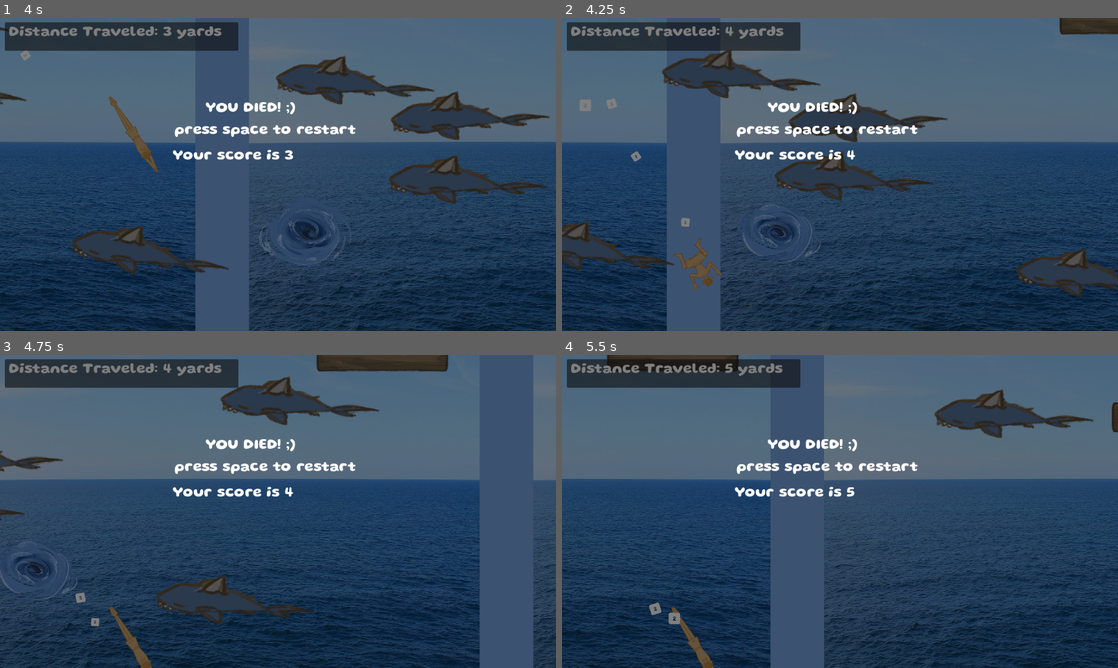
Above: before the commit, frames 1-4 (two rows, left to right).
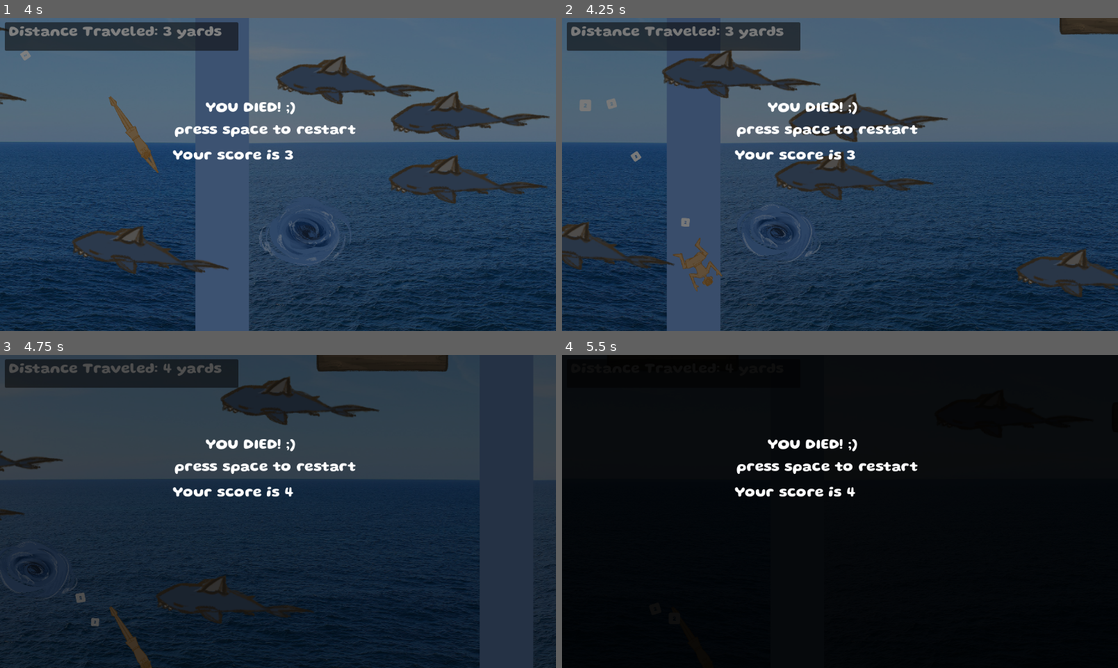
Above: after the commit, the same moments.

Repository: sophieTheProgrammer/microjam-island-61
Game: Godot game, scene res://scenes/game.tscn
Two runs of this game, one before a commit and one after it. Both use one fixed random seed, a clock stepped at 60 frames per second and the inputs below.
Inputs (mouse positions are in pixels of both pictures, inside the frame that each line leads up to):
- Up to frame 1 (4 s): tap Enter (ui_accept) at 0.5, 0.77, 1.52, 3.02, 3.77 s; move the mouse to (400, 158) at 0.52 s; hold Up (up) 0.53-1.28 s; click (400, 158) at 0.6 s; move the mouse to (166, 190) at 1.27 s; hold Down (down) 1.28-2.03 s; click (166, 190) at 1.35 s; move the mouse to (333, 105) at 2.02 s; hold Up (up) 2.03-3.53 s; click (333, 105) at 2.1 s; move the mouse to (250, 237) at 2.77 s; click (250, 237) at 2.85 s; move the mouse to (444, 221) at 3.52 s; hold Down (down) from 3.53 s (still down); click (444, 221) at 3.6 s
- Up to frame 2 (4.25 s): keep holding Down (down); tap Space (restart game) at 4.15 s
- Up to frame 3 (4.75 s): keep holding Down (down); tap Space (restart game) at 4.25 s; move the mouse to (111, 464) at 4.27 s; click (111, 464) at 4.35 s; tap Enter (ui_accept) at 4.52 s
- Up to frame 4 (5.5 s): keep holding Down (down); tap Space (restart game) at 5 s; move the mouse to (867, 511) at 5.02 s; click (867, 511) at 5.1 s

Frame 1 is identical in both runs. In frame 2, less than 0.1% of the frame differs, in the area x 29-53%, y 2-46%; in frame 3, 88%; in frame 4, 99%, in the area x 0-100%, y 0-100%.

Commit message:
dying stuffs

Diff:
--- /dev/null
+++ b/scenes/game.gd
@@ -0,0 +1,4 @@
+extends Node2D
+
+func _ready() -> void:
+	Global.game_is_running = true
--- a/scenes/game.tscn
+++ b/scenes/game.tscn
@@ -1,9 +1,11 @@
 [gd_scene format=3 uid="uid://ck17q1kicx35t"]
 
+[ext_resource type="Script" uid="uid://v4x6qmt7o0on" path="res://scenes/game.gd" id="1_lnu2h"]
 [ext_resource type="PackedScene" uid="uid://d13baxhqbwdm6" path="res://scenes/ui.tscn" id="1_uwrxv"]
 [ext_resource type="PackedScene" uid="uid://c4v13eib1rflh" path="res://scenes/world_container.tscn" id="2_yqjtg"]
 
 [node name="game" type="Node2D" unique_id=404250698]
+script = ExtResource("1_lnu2h")
 
 [node name="ui" parent="." unique_id=1764728883 instance=ExtResource("1_uwrxv")]
 
--- a/scripts/end_screen.gd
+++ b/scripts/end_screen.gd
@@ -8,7 +8,7 @@
 # Called every frame. 'delta' is the elapsed time since the previous frame.
 func _process(_delta: float) -> void:
 	score.text = "Your score is " + str(int(Global.score))
-	if Input.is_action_just_pressed("restart game") and Global.game_running:
+	if Input.is_action_just_pressed("restart game") and not Global.game_is_running:
 		Global.start_game(true)
 
 
@@ -16,4 +16,4 @@
 	if not Global.DEBUG_DEATH:
 		$CanvasLayer.show()
 		Global.fade_node.fade(0.5, 0)
-		Global.game_running = false
+		Global.game_is_running = false
--- a/scripts/global.gd
+++ b/scripts/global.gd
@@ -13,14 +13,14 @@
 
 const DEBUG_DEATH : bool = false
 
-var game_running: bool = false
+var game_is_running: bool = false
 
 func _process(_delta: float) -> void:
 	viewport = get_viewport().get_visible_rect().size
 var score = 0
 
 func start_game(reloadWorld):
-	game_running = true
+	game_is_running = true
 	Engine.time_scale = 1
 	await fade_node.fade(1, 1.5).finished
 	world_container_node.queue_free()
--- a/scripts/player.gd
+++ b/scripts/player.gd
@@ -26,4 +26,4 @@
 	self.rotation = lerp_angle(self.rotation, direction*45, 10 * delta)
 	move_and_slide()
 func game_over():
-	collision_shape_2d.disabled = false
+	collision_shape_2d.set_deferred("disabled", false)
--- a/scripts/ui.gd
+++ b/scripts/ui.gd
@@ -7,5 +7,6 @@
 
 # Called every frame. 'delta' is the elapsed time since the previous frame.
 func _process(delta: float) -> void:
-	Global.score += delta
-	distance.text = "Distance Traveled: " + str(int(floor(Global.score))) + " yards"
+	if Global.game_is_running:
+		Global.score += delta
+		distance.text = "Distance Traveled: " + str(int(floor(Global.score))) + " yards"
Not shown, added: scenes/game.gd.uid
